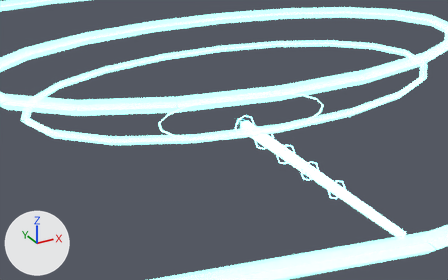
What one commit did to the glTF model public/assets/models/combat/s03.glb.
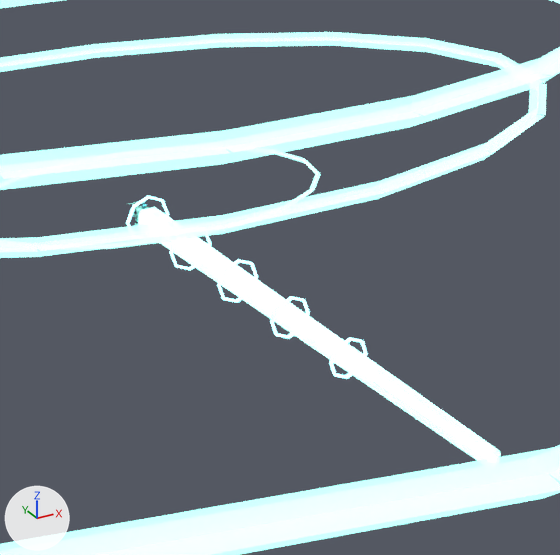
Each version appears first whole from a camera (50 mm lens) standing at (-108.4, -182.1, 88.4) and looking at (-15.8, -13.5, 4.2), and next in a close-up on the part from 39% to 97% of the width and 9% to 100% of the height. Arrows for +X, +Y and +Z are at lower left; the lights stay in place. The first two pictures are the older version. Both versions are drawn at frame 11 of the action 'flight_light'; the numbers are the values there. Vertices at exactly the same position are counted once.

Names of what the first close-up shows: 'Export_fx_atk_field_release_1_fx_color', 'Export_fx_atk_field_release_fx_color', 'Export_fx_light_beam_fx_accent', 'Export_fx_light_beam_fx_color' and 2 more.
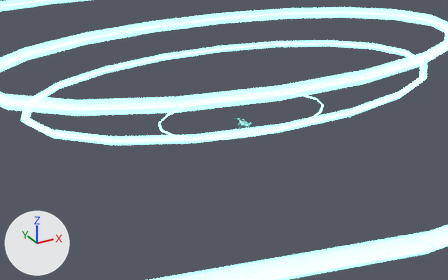
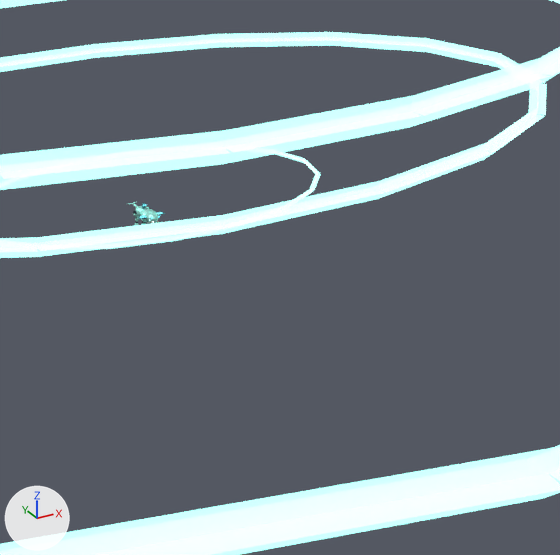
ob_gun_recoil is not drawn itself; it is the parent of ob_export_gun_recoil_cyan, ob_export_gun_recoil_shade, ob_light_muzzle.
ob_fx_light_beam is not drawn itself; it is the parent of ob_export_fx_light_beam_fx_accent, ob_export_fx_light_beam_fx_color, ob_export_fx_light_beam_fx_core.

What differs and where, as boxes (x1, y1, x2, y2) in the close-ups (560 x 555 px):
'Export_fx_light_beam_fx_color', deleted
    before: (138, 207, 501, 461)
'Export_fx_light_beam_fx_accent', reshaped, moved, rescaled (not visible afterwards)
    before: (126, 195, 368, 379)

The change, as a diff of the scene's bpy script:
```diff
--- a/public/assets/models/combat/s03.glb.py
+++ b/public/assets/models/combat/s03.glb.py
@@ me_export_fx_light_beam_fx_accent @@
 # used by ob_export_fx_light_beam_fx_accent; parent = ob_fx_light_beam; location = (0.0, 0.0, 0.0)
-me_export_fx_light_beam_fx_accent.from_pydata(...)  # 160 vertices, 320 faces; spans x -0.23..0.23, y -2.56..0.01, z -0.23..0.23
+me_export_fx_light_beam_fx_accent.from_pydata(...)  # 48 vertices, 72 faces; spans x -0.21..0.21, y -3.83..-0.31, z -0.11..0.11
+# me_export_fx_light_beam_fx_accent part 1: 160 vertices removed from x -0.23..0.23, y -2.56..0.01, z -0.23..0.23; 48 vertices added at x -0.21..0.21, y -3.83..-0.31, z -0.11..0.11
 me_export_fx_light_beam_fx_accent.materials.append(mat_fx_accent)
@@ ob_gun_recoil @@
 ob_gun_recoil.parent = ob_gun
-ob_gun_recoil.location = (0.0, 0.0231, 0.0)
+ob_gun_recoil.location = (0.0, 0.00124, 0.0)
@@ ob_fx_light_beam @@
 ob_fx_light_beam.parent = ob_light_muzzle
-ob_fx_light_beam.location = (0.0, -0.262, 0.0)
-ob_fx_light_beam.scale = (18.1, 21.0, 18.1)
+ob_fx_light_beam.location = (0.0, 0.0, 0.0)
+ob_fx_light_beam.scale = (0.819, 0.994, 0.819)
@@ ob_export_fx_light_beam_fx_color @@
-ob_export_fx_light_beam_fx_color = bpy.data.objects.new('Export_fx_light_beam_fx_color', me_export_fx_light_beam_fx_color)
-ob_export_fx_light_beam_fx_color.parent = ob_fx_light_beam
-ob_export_fx_light_beam_fx_color.location = (0.0, 0.0, 0.0)
```
